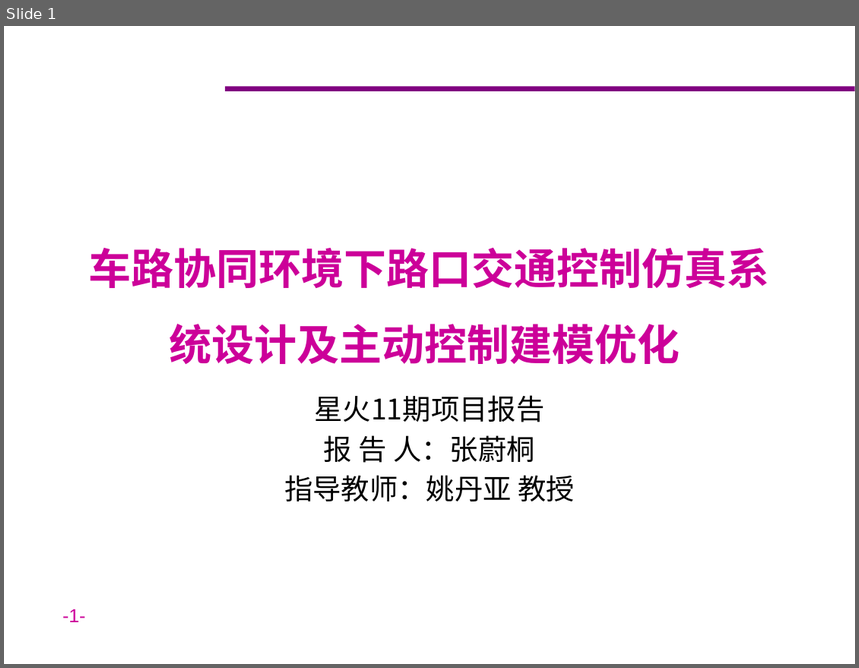
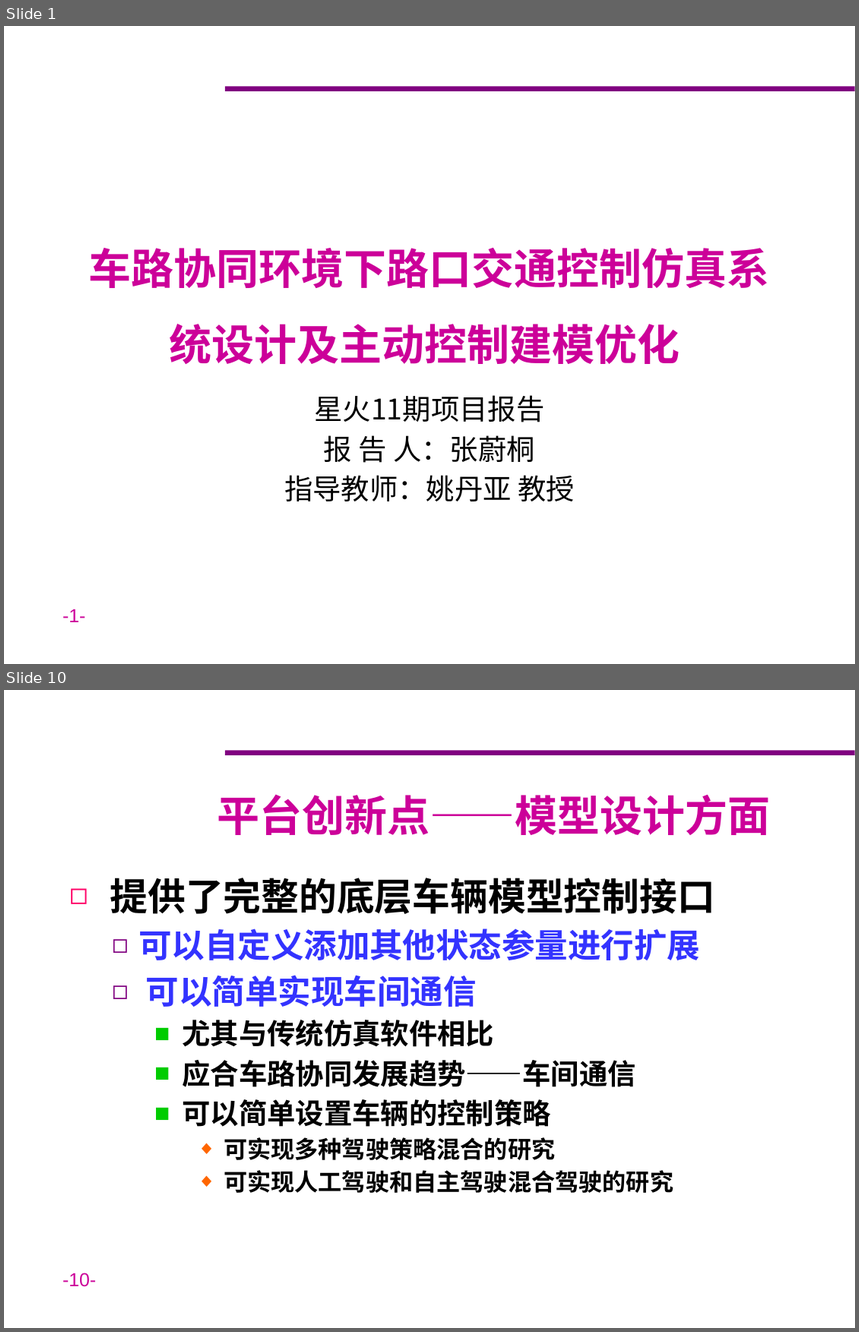
Before and after one commit to ZeroWeight/Traffic, a slide deck: pre/星火/finalreport.pptx. Shown one above the other, each under a label of ours: slide 1 before the commit, slides 1 and 10 after it; the slides between them are not shown. The pictures are 859x668 and 859x1332 pixels, drawn with LibreOffice and Linux fonts; fonts in the diff are those of the drawing; background and template pictures are left out. Boxes give left, top, right and bottom in pixels: in the first picture for what was removed or moved away, otherwise in the second. Text is boxed around its words. In the diff, an @@ line names an element or a change of style, - is before the commit and + after.

```diff
--- a/pre/星火/finalreport.pptx
+++ b/pre/星火/finalreport.pptx
@@ slide 10 added at [4, 690, 855, 1328], background #FFFFFF; not listed: 2 template elements that a slide beside it also shows @@
@@ title added at [217, 794, 770, 835], 36 pt, text #CC0099, bold @@
+平台创新点——模型设计方面
@@ text added at [110, 878, 715, 1193], 24 pt, text #000000, bold @@
+◻ 提供了完整的底层车辆模型控制接口
+  ◻ 可以自定义添加其他状态参量进行扩展
+  ◻ 可以简单实现车间通信
+    ■ 尤其与传统仿真软件相比
+    ■ 应合车路协同发展趋势——车间通信
+    ■ 可以简单设置车辆的控制策略
+      ◆ 可实现多种驾驶策略混合的研究
+      ◆ 可实现人工驾驶和自主驾驶混合驾驶的研究
```
Also in this commit, not shown: 19 other slides added, 1 other file.
